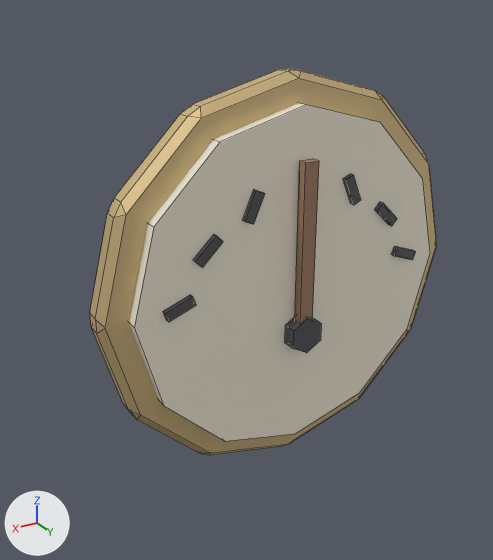
An edit to the FBX model Assets/_Project/Art/Models/Kit/Disp_Gauge.fbx, drawn before and after from the same camera.
Camera for both pictures: a camera (50 mm lens) standing at (0.747, 1.118, 0.558) and looking at (0.086, 0.017, 0.007). Every picture has the same lights, and +X, +Y and +Z are marked at lower left. The older version comes first. Mesh edges are drawn as thin lines. Where no turn or scale is listed for an object, it has been applied to the vertices.

Names of what the first picture shows: 'Disp_Gauge', 'Needle'.
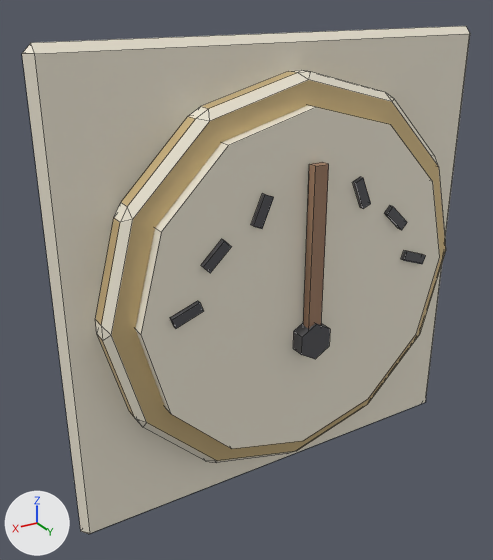
The change, as a diff of the scene's bpy script:
```diff
--- a/Assets/_Project/Art/Models/Kit/Disp_Gauge.fbx.py
+++ b/Assets/_Project/Art/Models/Kit/Disp_Gauge.fbx.py
@@ me_disp_gauge_001 @@
 # used by ob_disp_gauge; location = (0.0, 0.0, 0.0)
-me_disp_gauge_001.from_pydata(...)  # 152 vertices, 130 faces; spans x -0.416..0.416, y 0.0..0.095, z -0.416..0.416
+me_disp_gauge_001.from_pydata(...)  # 176 vertices, 156 faces; spans x -0.48..0.48, y 0.0..0.125, z -0.48..0.48
+# me_disp_gauge_001 part 1: the loose piece of 8 vertices spanning x 0.241..0.304, y 0.085..0.095, z 0.0..0.039 is moved by (0.0, 0.03, 0.0)
+# me_disp_gauge_001 part 2: the loose piece of 8 vertices spanning x 0.182..0.24, y 0.085..0.095, z 0.091..0.147 is moved by (0.0, 0.03, 0.0)
+# me_disp_gauge_001 part 3: the loose piece of 8 vertices spanning x 0.094..0.136, y 0.085..0.095, z 0.155..0.218 is moved by (0.0, 0.03, 0.0)
+# me_disp_gauge_001 part 4: the loose piece of 8 vertices spanning x -0.136..-0.094, y 0.085..0.095, z 0.155..0.218 is moved by (0.0, 0.03, 0.0)
+# me_disp_gauge_001 part 5: the loose piece of 8 vertices spanning x -0.24..-0.182, y 0.085..0.095, z 0.091..0.147 is moved by (0.0, 0.03, 0.0)
+# me_disp_gauge_001 part 6: the loose piece of 8 vertices spanning x -0.304..-0.241, y 0.085..0.095, z 0.0..0.039 is moved by (0.0, 0.03, 0.0)
+# me_disp_gauge_001 part 7: a new loose piece of 24 vertices spanning x -0.48..0.48, y 0.0..0.03, z -0.48..0.48, in mat_panel (pale yellow #f3ecda)
+# me_disp_gauge_001 part 8
+# 60 vertices are removed from x -0.416..0.416, y 0.0..0.06, z -0.416..0.416
+# 88 faces are deleted
+# 24 vertices are added at x -0.404..0.404, y 0.03..0.09, z -0.404..0.404
+# 36 new vertices lie (0.0, 0.03, 0.0) away from vertices in x -0.416..0.416, y 0.045..0.085, z -0.416..0.416
+# 74 new faces join them, mat_panel (pale yellow #f3ecda)
+# 14 new faces join them, mat_metal (beige #ddc490)
+# other edits to the shape of me_disp_gauge_001 do not show in these pictures
 me_disp_gauge_001.materials.append(mat_metal)
@@ ob_needle @@
 ob_needle = bpy.data.objects.new('Needle', me_needle_001)
-ob_needle.location = (0.0, 0.1, -0.1)
+ob_needle.location = (0.0, 0.13, -0.1)
```

Pixel boxes [x1, y1, x2, y2] of what changed, in the pictures (493 x 560 px; the box of a moved part takes in the faces that stretch with it):
'Disp_Gauge', reshaped (29% wider, 32% taller)
    before: [90, 69, 436, 455]
    after: [22, 26, 470, 534]
'Needle', moved
    before: [285, 159, 321, 353]
    after: [293, 162, 330, 359]
part 1 of me_disp_gauge_001, moved or reshaped
    before: [163, 295, 196, 322]
    after: [170, 301, 204, 328]
part 2 of me_disp_gauge_001, moved or reshaped
    before: [193, 234, 223, 268]
    after: [201, 239, 231, 273]
part 3 of me_disp_gauge_001, moved or reshaped
    before: [243, 190, 265, 224]
    after: [251, 193, 274, 229]
part 4 of me_disp_gauge_001, moved or reshaped
    before: [343, 174, 361, 205]
    after: [353, 177, 371, 209]
part 5 of me_disp_gauge_001, moved or reshaped
    before: [374, 202, 397, 226]
    after: [384, 206, 407, 230]
part 6 of me_disp_gauge_001, moved or reshaped
    before: [391, 246, 416, 260]
    after: [401, 250, 425, 264]
part 7 of me_disp_gauge_001, added (pale yellow)
    after: [22, 26, 470, 534]
part 8 of me_disp_gauge_001, moved or reshaped
    before: [90, 69, 436, 455]
    after: [95, 70, 446, 463]
